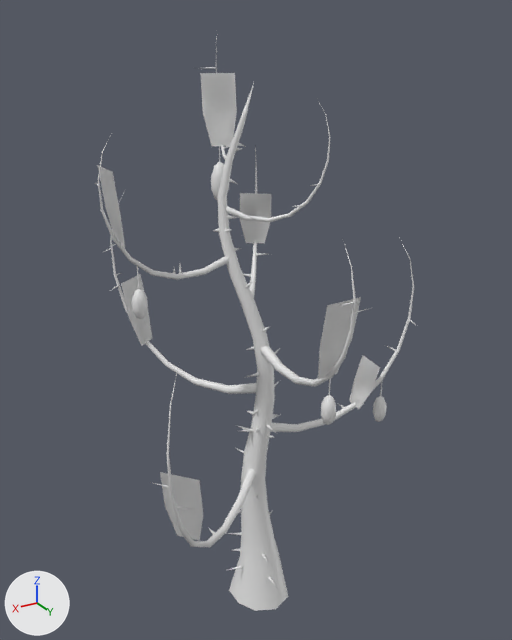
The glTF model content/art/models/props/ctree_thorn_2.glb, before and after one commit.
Both versions are drawn from a camera (50 mm lens) standing at (5.84, 9.59, 10.52) and looking at (-0.18, -0.44, 5.51). Arrows for +X, +Y and +Z are at lower left; the lights stay in place. The picture after the commit comes second. Vertices at exactly the same position are counted once.

The older version as bpy lines, for what is in view:
```python
me_ctree_thorn_2 = bpy.data.meshes.new('ctree_thorn_2')
me_ctree_thorn_2.from_pydata(...)  # 1105 vertices, 1647 faces; spans x -3.21..2.96, y -2.89..2.45, z -0.31..10.3
# faces by material slot: [1375, 192, 56, 24]
me_ctree_thorn_2.materials.append(mat_pine_bark_0)  # white #e7e7e7
me_ctree_thorn_2.materials.append(mat_sac_2)  # white #e7e7e7
me_ctree_thorn_2.materials.append(mat_pine_bough_3)  # white #e7e7e7
me_ctree_thorn_2.materials.append(mat_sac_4)  # white #e7e7e7
ob_ctree_thorn_2 = bpy.data.objects.new('ctree_thorn_2', me_ctree_thorn_2)
ob_ctree_thorn_2.location = (0.0, 0.0, 0.0)
```
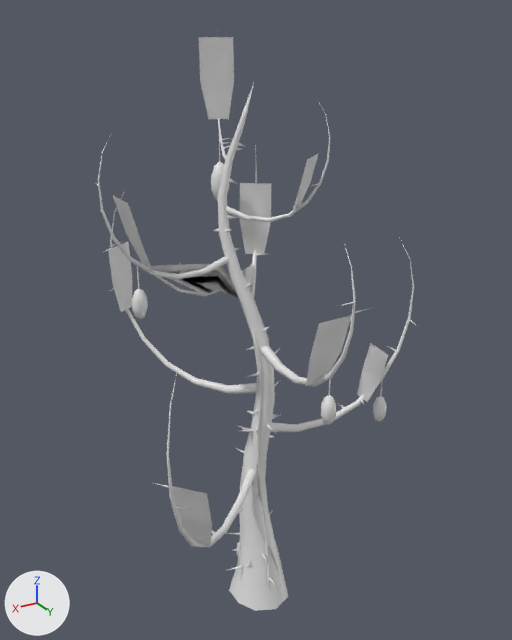
Pixel boxes (x1, y1, x2, y2) of what changed, in the pictures (512 x 640 px; the box of a moved part takes in the faces that stretch with it):
part 1 of me_ctree_thorn_2, moved or reshaped
    before: (121, 274, 152, 346)
    after: (172, 486, 212, 547)
part 2 of me_ctree_thorn_2, moved or reshaped
    before: (349, 355, 380, 409)
    after: (357, 343, 388, 402)
part 3 of me_ctree_thorn_2, added
    after: (108, 241, 132, 312)
part 4 of me_ctree_thorn_2, moved or reshaped
    before: (318, 297, 361, 379)
    after: (306, 315, 351, 386)
part 5 of me_ctree_thorn_2, moved or reshaped
    before: (98, 165, 126, 250)
    after: (113, 196, 154, 274)
part 6 of me_ctree_thorn_2, rebuilt (41% taller)
    before: (240, 193, 271, 243)
    after: (240, 183, 272, 254)
part 7 of me_ctree_thorn_2, deleted
    before: (160, 472, 203, 541)
part 8 of me_ctree_thorn_2, deleted
    before: (201, 73, 237, 146)
part 9 of me_ctree_thorn_2, added
    after: (151, 264, 281, 590)
part 10 of me_ctree_thorn_2, added
    after: (292, 153, 319, 213)
part 11 of me_ctree_thorn_2, added
    after: (199, 37, 234, 119)

Edits to the bpy script that builds the scene:
```text
Add mat_sac_8:
    mat_sac_8 = principled_material('sac.8')
    mat_sac_8.base_color = (0.8, 0.8, 0.8)  # white #e7e7e7
    mat_sac_8.roughness = 0.4
Add mat_wound_7:
    mat_wound_7 = principled_material('wound.7')
    mat_wound_7.base_color = (0.8, 0.8, 0.8)  # white #e7e7e7
    mat_wound_7.roughness = 0.4
Add mat_sac_5:
    mat_sac_5 = principled_material('sac.5')
    mat_sac_5.base_color = (0.8, 0.8, 0.8)  # white #e7e7e7
    mat_sac_5.roughness = 0.4
Add mat_pine_bough_4:
    mat_pine_bough_4 = principled_material('pine_bough.4')
    mat_pine_bough_4.base_color = (0.8, 0.8, 0.8)  # white #e7e7e7
    mat_pine_bough_4.roughness = 0.4
Add mat_flesh_6:
    mat_flesh_6 = principled_material('flesh.6')
    mat_flesh_6.base_color = (0.8, 0.8, 0.8)  # white #e7e7e7
    mat_flesh_6.roughness = 0.4
Change me_ctree_thorn_2:
    used by ob_ctree_thorn_2; location = (0.0, 0.0, 0.0)
    remove me_ctree_thorn_2.from_pydata(...)  # 1105 vertices, 1647 faces; spans x -3.21..2.96, y -2.89..2.45, z -0.31..10.3
    add me_ctree_thorn_2.from_pydata(...)  # 1442 vertices, 2193 faces; spans x -3.21..2.96, y -2.89..2.45, z -0.31..10.3
    me_ctree_thorn_2 part 1: the loose piece of 6 vertices spanning x 1.08..1.66, y -2.51..-2.03, z 4.74..6.0 is multiplied about its middle by the matrix ((-0.152, -1.008, 0.032), (1.008, -0.151, 0.027), (-0.022, 0.036, 1.019)), then moved by (0.87, 4.06, -1.74), in mat_pine_bough_4 (white #e7e7e7)
    me_ctree_thorn_2 part 2: the loose piece of 6 vertices spanning x -2.39..-2.01, y -0.09..0.53, z 3.53..4.42 is scaled about its middle by (0.974, 1, 1.13), then moved by (-0.17, 0.02, 0.17), in mat_pine_bough_4 (white #e7e7e7)
    me_ctree_thorn_2 part 3: the loose piece of 6 vertices spanning x 1.08..1.66, y -2.51..-2.03, z 4.74..6.0 is copied, and the copy is multiplied about its middle by the matrix ((0.987, 0.005, -0.08), (0.005, 0.981, 0.13), (0.08, -0.13, 0.978)), then moved by (0.17, -0.27, 0.62), in mat_pine_bough_4 (white #e7e7e7); it spans x 1.25..1.78, y -2.71..-2.36, z 5.35..6.61
    me_ctree_thorn_2 part 4: the loose piece of 6 vertices spanning x -0.34..0.26, y 1.91..2.22, z 5.47..6.81 is scaled about its middle by (1, 1.42, 0.933), then moved by (0.0, -0.25, -0.3), in mat_pine_bough_4 (white #e7e7e7)
    me_ctree_thorn_2 part 5: the loose piece of 6 vertices spanning x 2.27..2.43, y -0.61..-0.01, z 7.3..8.5 is scaled about its middle by (2.57, 1, 0.987), then moved by (-0.31, -0.01, -0.46), in mat_pine_bough_4 (white #e7e7e7)
    me_ctree_thorn_2 part 6: the loose piece of 6 vertices spanning x -1.27..-0.74, y -2.04..-1.65, z 6.47..7.41 is rebuilt with 6 vertices and now spans x -1.28..-0.71, y -2.04..-1.55, z 6.3..7.61, in mat_pine_bough_4 (white #e7e7e7)
    me_ctree_thorn_2 part 7: the loose piece of 6 vertices spanning x 2.26..2.71, y 1.72..2.23, z 3.42..4.65 is deleted
    me_ctree_thorn_2 part 8: the loose piece of 6 vertices spanning x -0.59..0.04, y -2.07..-1.49, z 8.41..9.6 is deleted
    me_ctree_thorn_2 part 9: 331 vertices added at x -0.79..1.97, y -1.53..0.5, z 0.0..6.95
    me_ctree_thorn_2 part 10: 6 vertices added at x -0.75..-0.2, y 0.37..0.87, z 7.69..8.56
    me_ctree_thorn_2 part 11: 6 vertices added at x -0.66..-0.07, y -2.24..-1.89, z 8.82..10.17
    add me_ctree_thorn_2.materials.append(mat_pine_bough_4)  # white #e7e7e7
    add me_ctree_thorn_2.materials.append(mat_sac_5)  # white #e7e7e7
    add me_ctree_thorn_2.materials.append(mat_flesh_6)  # white #e7e7e7
    add me_ctree_thorn_2.materials.append(mat_wound_7)  # white #e7e7e7
    add me_ctree_thorn_2.materials.append(mat_sac_8)  # white #e7e7e7
```
